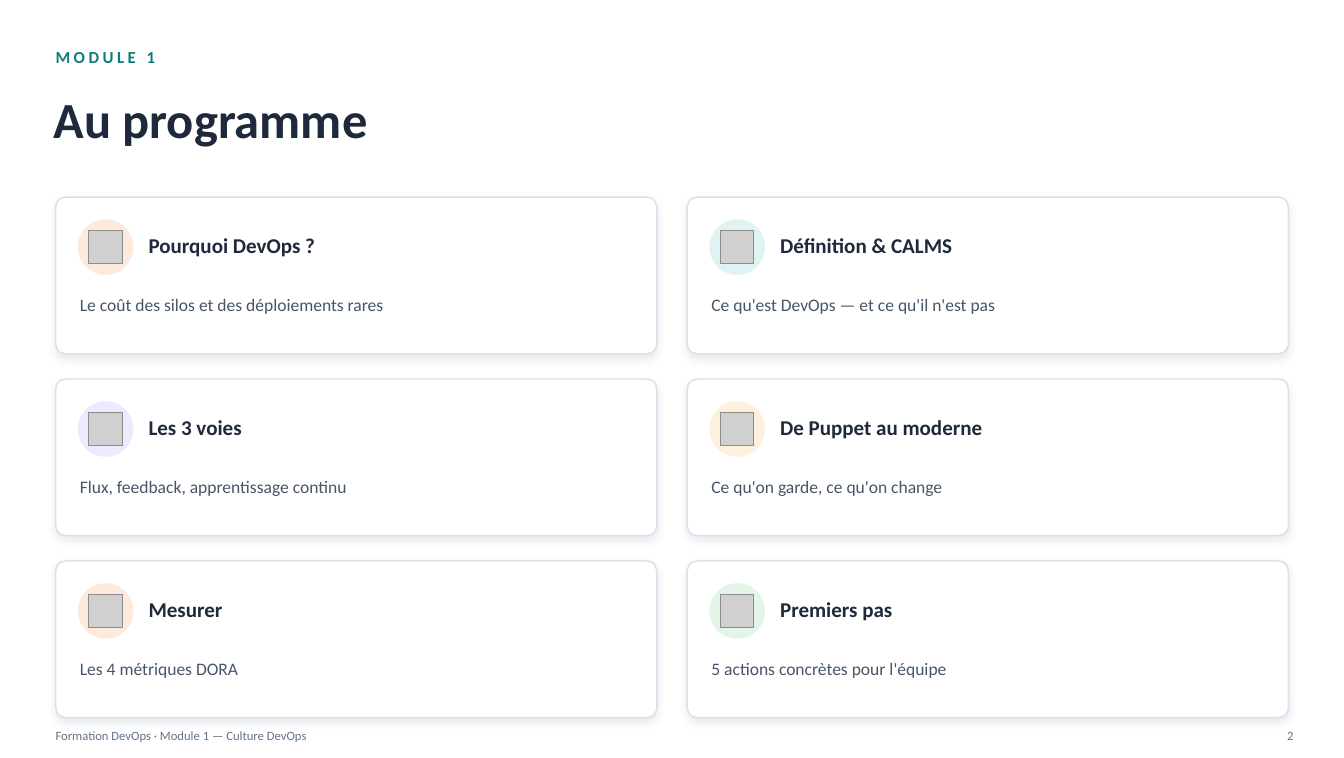
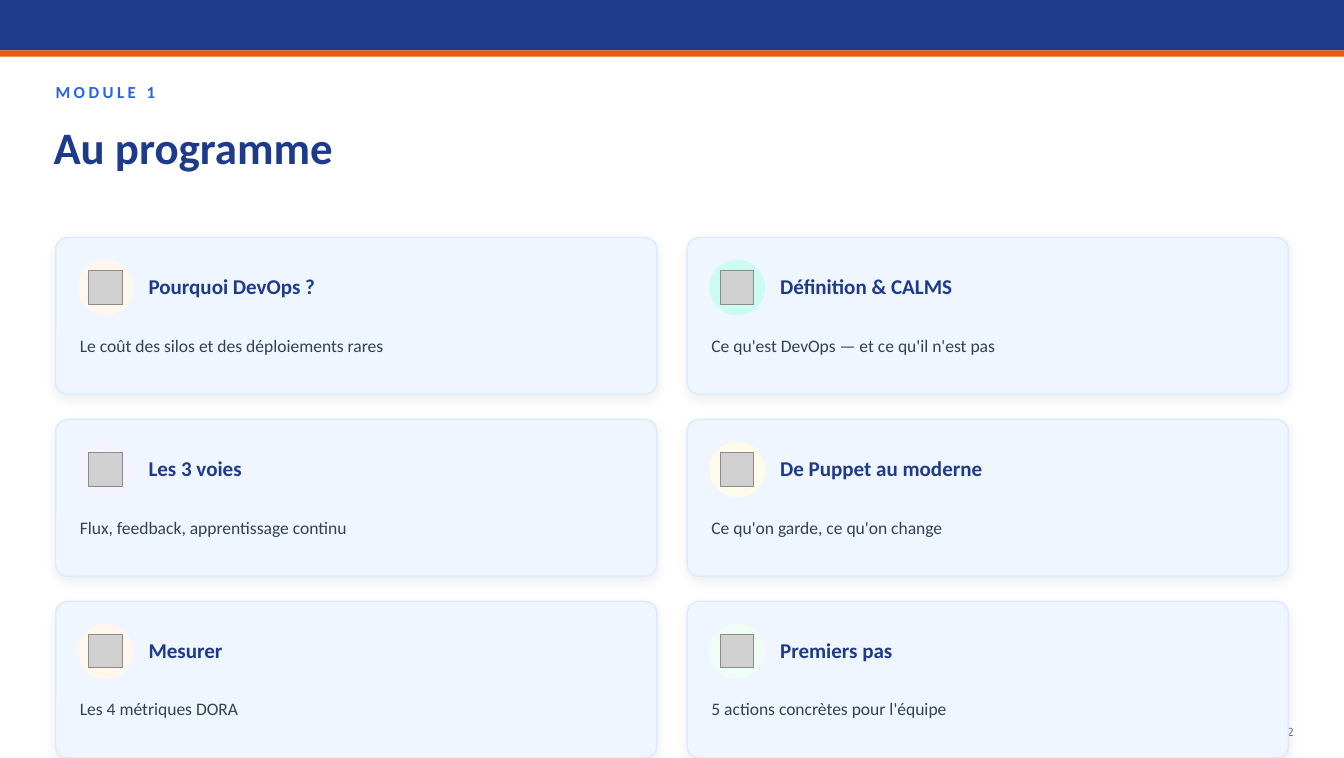
Before and after one commit to TopheC/Formation-DevOps, a slide deck: slide 2 of module-01-culture-devops/Formation-DevOps-Module-01-Culture.pptx. Drawn at 1344x758 pixels with LibreOffice and Linux fonts; fonts in the diff are those of the drawing; grey boxes stand for pictures. Boxes give left, top, right and bottom in pixels: in the first picture for what was removed or moved away, otherwise in the second. Text is boxed around its words. In the diff, an @@ line names an element or a change of style, - is before the commit and + after.

Commit message:
Module 1 : refonte thème Enterprise Blue (bandeau bleu/orange, correction contraste slides dark)

```diff
--- a/module-01-culture-devops/Formation-DevOps-Module-01-Culture.pptx
+++ b/module-01-culture-devops/Formation-DevOps-Module-01-Culture.pptx
@@ rectangle added at box(0, 0, 1344, 51), fill #1E3A8A @@
@@ rectangle added at box(0, 51, 1344, 57), fill #EA580C @@
@@ text "MODULE 1": place and size @@
-text "MODULE 1" at box(56, 52, 156, 63)
+text "MODULE 1" at box(56, 87, 156, 98)
@@ text "MODULE 1" at box(56, 87, 156, 98): text colour #0E7C7B to #2563EB @@
@@ text "Au programme": place and size @@
-text "Au programme" at box(54, 105, 368, 147)
+text "Au programme" at box(54, 135, 333, 172)
@@ text "Au programme" at box(54, 135, 333, 172): size 36 to 32 pt, text colour #1E293B to #1E3A8A @@
@@ ellipse at box(78, 260, 133, 315): fill #FDEADD to #FFF7ED @@
@@ 12 texts, 6 pictures, 6 rounded rectangles, 6 ellipses: place and size @@
-12 texts, 6 pictures, 6 rounded rectangles, 6 ellipses at box(56, 197, 1288, 717)
+12 texts, 6 pictures, 6 rounded rectangles, 6 ellipses at box(56, 237, 1288, 758)
@@ ellipse at box(709, 260, 765, 315): fill #E0F2F1 to #CCFBF1 @@
@@ ellipse at box(78, 442, 133, 497): fill #EDE9FE to #F5F3FF @@
@@ ellipse at box(709, 442, 765, 497): fill #FDF0DC to #FFFBEB @@
@@ ellipse at box(78, 623, 133, 679): fill #FDEADD to #FFF7ED @@
@@ fill #FFFFFF to #EFF6FF; outline #D8E0EC 1 pt to #DBEAFE 1 pt; shadow changed; proportions changed in 6 elements at box(56, 419, 657, 576), box(687, 419, 1288, 576), box(56, 237, 657, 394), box(687, 237, 1288, 394), box(56, 601, 657, 758), box(687, 601, 1288, 758) @@
@@ ellipse at box(709, 623, 765, 679): fill #E3F4E8 to #F0FDF4 @@
@@ text colour #1E293B to #1E3A8A in 6 elements at box(149, 461, 241, 476), box(780, 461, 983, 480), box(149, 279, 300, 298), box(780, 279, 952, 294), box(149, 644, 223, 658), box(780, 643, 892, 662) @@
@@ text colour #475569 to #334155 in 6 elements at box(80, 522, 347, 537), box(80, 340, 384, 355), box(711, 340, 995, 355), box(711, 522, 942, 537), box(80, 703, 238, 718), box(711, 703, 946, 718) @@
@@ text "2": place and size @@
-text "2" at box(1287, 732, 1293, 740)
+text "2" at box(1287, 728, 1293, 736)
@@ text removed at box(56, 731, 307, 742) @@
-Formation DevOps · Module 1 — Culture DevOps
```
Also in this commit, not shown: 17 other slides changed.
